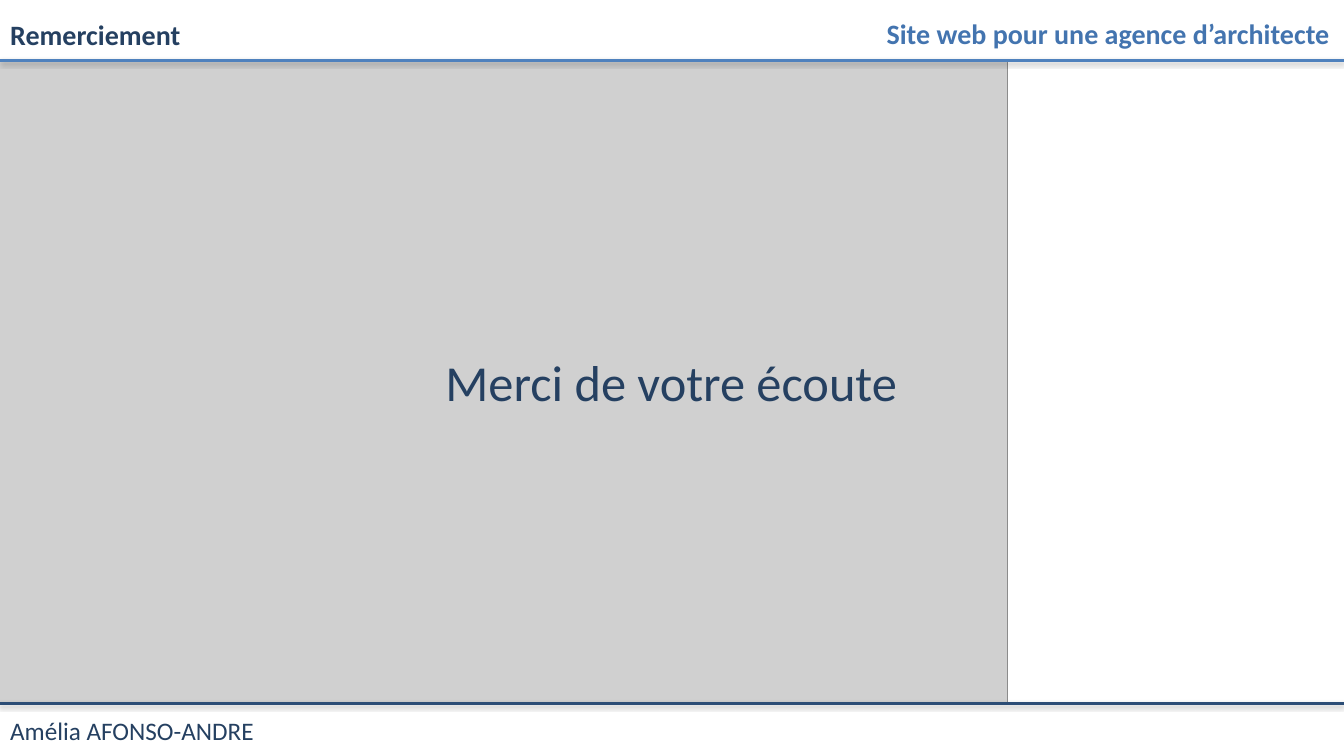
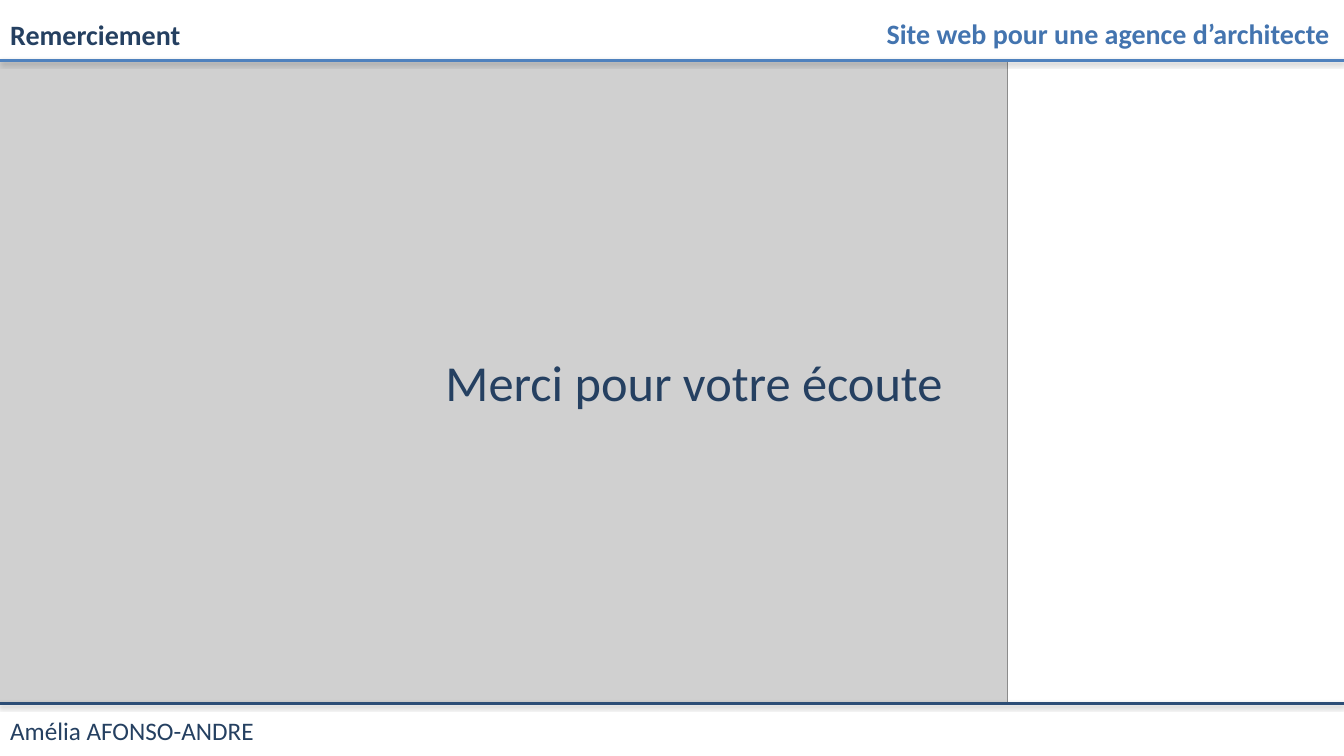
Before and after one commit to amelia-aa/projet_archi, a slide deck: slide 17 of Doc/Présentation_projet.pptx. Drawn at 1344x756 pixels with LibreOffice and Linux fonts; fonts in the diff are those of the drawing; grey boxes stand for pictures. Boxes give left, top, right and bottom in pixels: in the first picture for what was removed or moved away, otherwise in the second. Text is boxed around its words. In the diff, an @@ line names an element or a change of style, - is before the commit and + after.

```diff
--- a/Doc/Présentation_projet.pptx
+++ b/Doc/Présentation_projet.pptx
@@ text at bbox=[445, 366, 942, 409]: text changed @@
-Merci de votre écoute
+Merci pour votre écoute
```
Also in this commit, not shown: 5 other slides changed, 16 other files.
